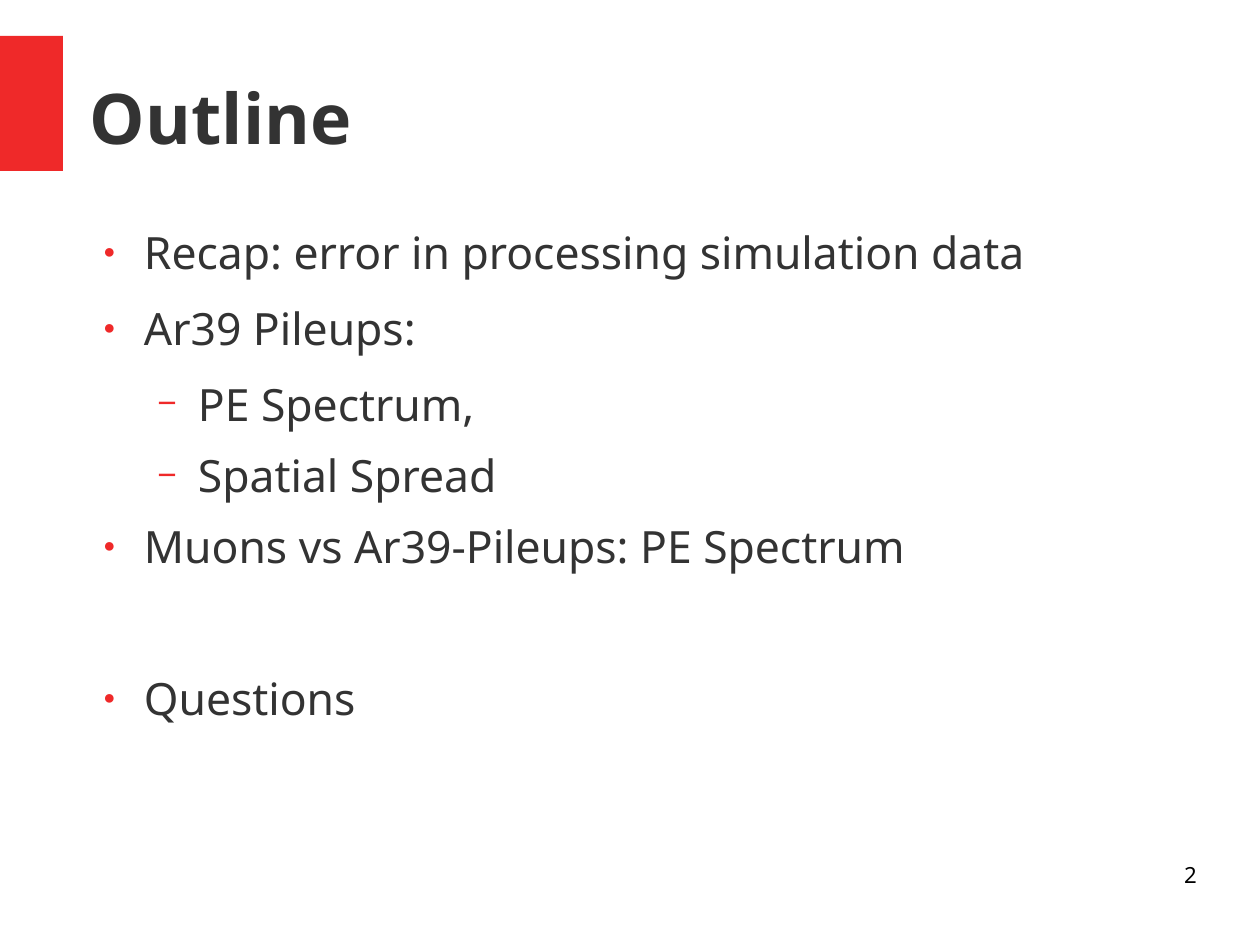
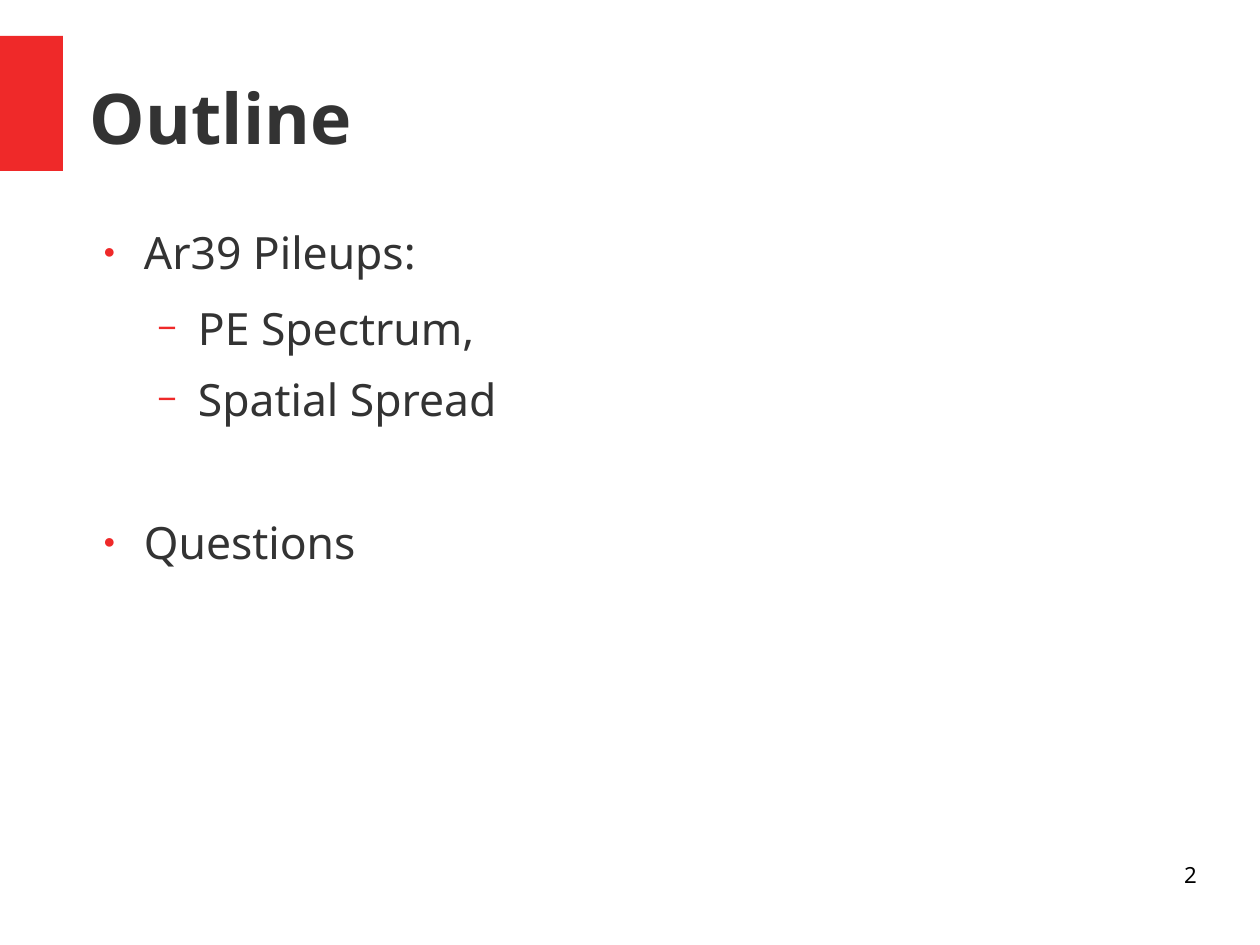
Before and after one commit to luigiberducci/ML4NP, a slide deck: slide 2 of Docs/meeting_ml4np_21mag2020.odp. Drawn at 1260x945 pixels with LibreOffice and Linux fonts; fonts in the diff are those of the drawing. Boxes give left, top, right and bottom in pixels: in the first picture for what was removed or moved away, otherwise in the second. Text is boxed around its words. In the diff, an @@ line names an element or a change of style, - is before the commit and + after.

```diff
--- a/Docs/meeting_ml4np_21mag2020.odp
+++ b/Docs/meeting_ml4np_21mag2020.odp
@@ text at [144,235,1024,280]: paragraph removed @@
-● Recap: error in processing simulation data
@@ text at [144,529,904,574]: paragraph removed @@
-● Muons vs Ar39-Pileups: PE Spectrum
```
Also in this commit, not shown: 4 other slides changed, 1 slide added, 2 other files.
